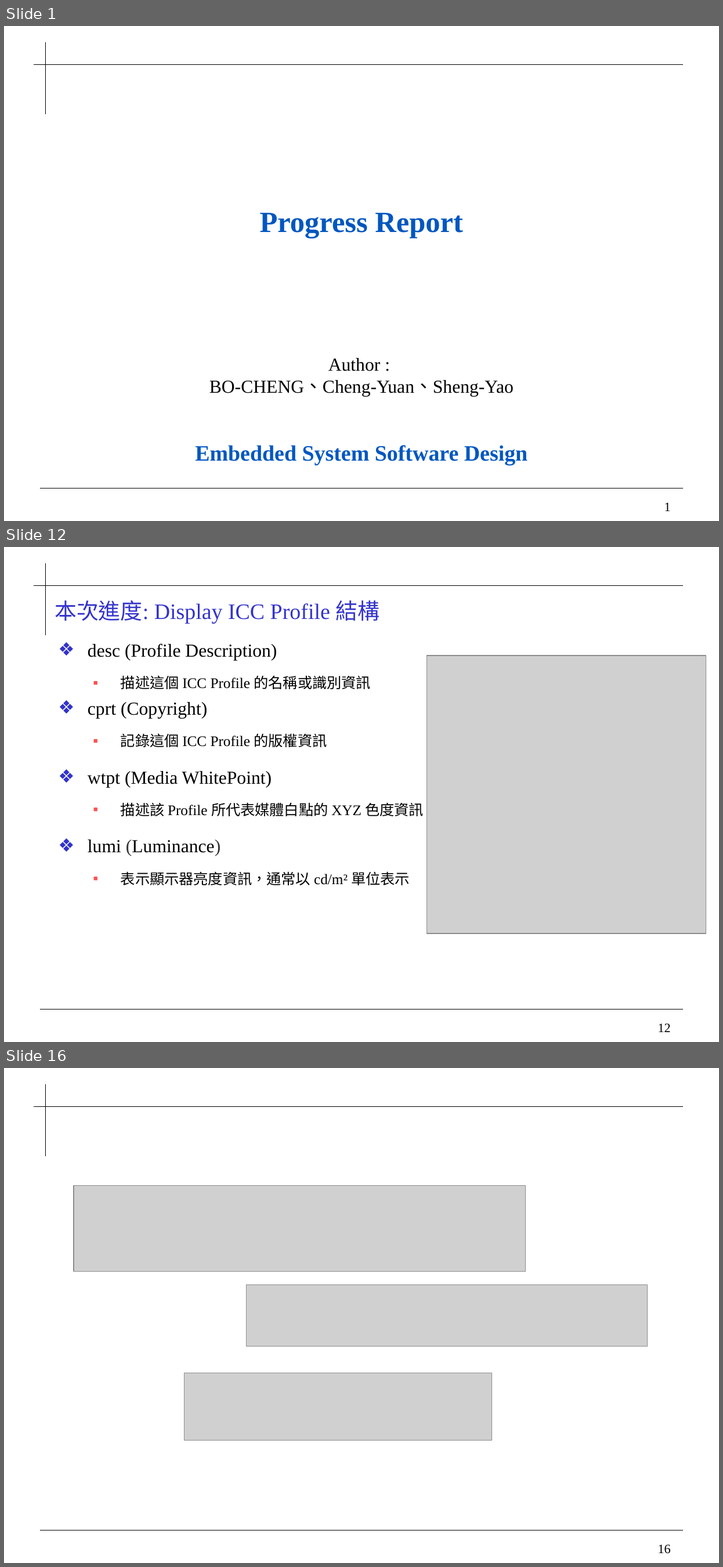
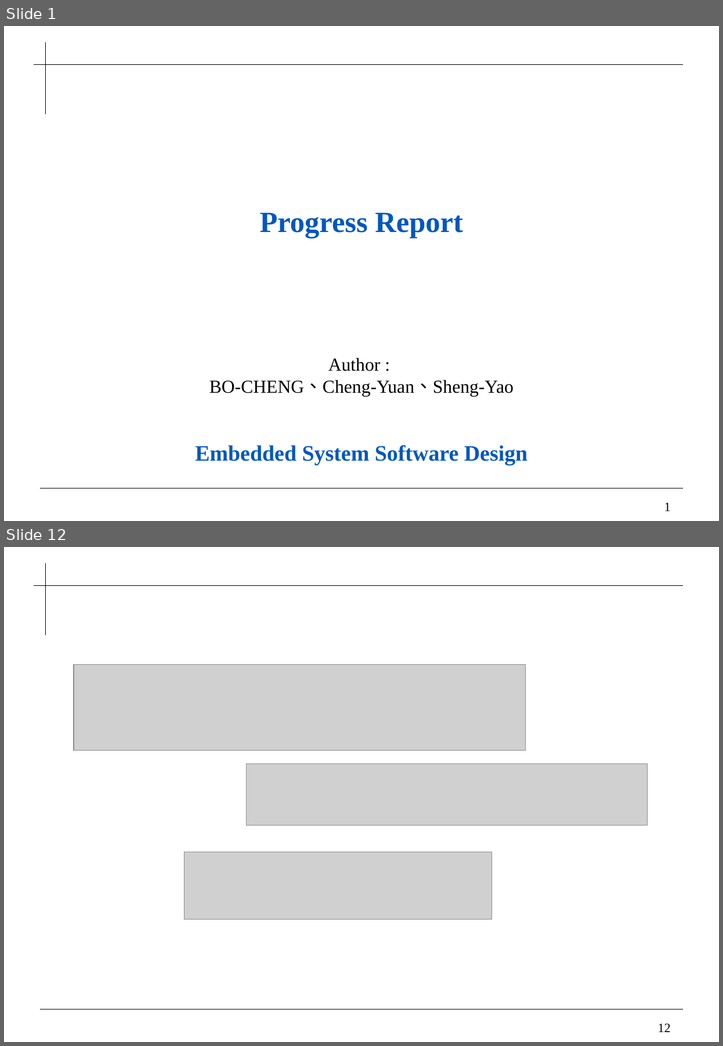
Before and after one commit to 0ilasis0/home, a slide deck: ICCPROFILE_0929.pptx. Shown one above the other, each under a label of ours: slides 1, 12 and 16 before the commit, slides 1 and 12 after it; the slides between them are not shown. The pictures are 723x1567 and 723x1046 pixels, drawn with LibreOffice and Linux fonts; fonts in the diff are those of the drawing; grey boxes stand for pictures; background and template pictures are left out. Boxes give left, top, right and bottom in pixels: in the first picture for what was removed or moved away, otherwise in the second. Text is boxed around its words. In the diff, an @@ line names an element or a change of style, - is before the commit and + after.

```diff
--- a/ICCPROFILE_0929.pptx
+++ b/ICCPROFILE_0929.pptx
@@ slide 12 removed at (4, 547, 719, 1042), background #FFFFFF; not listed: 4 template elements that a slide beside it also shows @@
@@ title removed at (54, 600, 380, 623) @@
-本次進度: Display ICC Profile 結構
@@ text removed at (88, 643, 423, 885) @@
-❖ desc (Profile Description)
-  ▪ 描述這個 ICC Profile 的名稱或識別資訊
-❖ cprt (Copyright)
-  ▪ 記錄這個 ICC Profile 的版權資訊
-❖ wtpt (Media WhitePoint)
-  ▪ 描述該 Profile 所代表媒體白點的 XYZ 色度資訊
-  ❖ lumi (Luminance)
-  ▪ 表示顯示器亮度資訊，通常以 cd/m² 單位表示
@@ picture removed at (427, 655, 706, 933) @@
@@ what was slide 16 is now slide 12 @@
@@ page number at (658, 1023, 670, 1032): text changed @@
-16
+12
```
Also in this commit, not shown: 5 slides changed, 5 slides added, 8 other slides removed, 4 other files.
